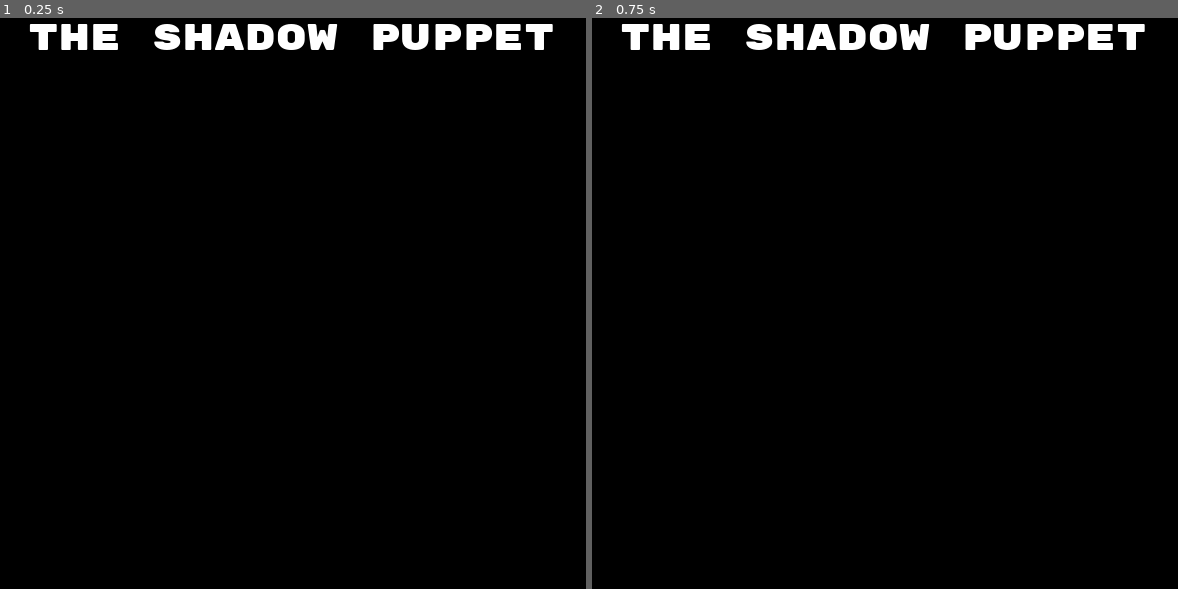
Above: before the commit, frames 1-2 (left to right).
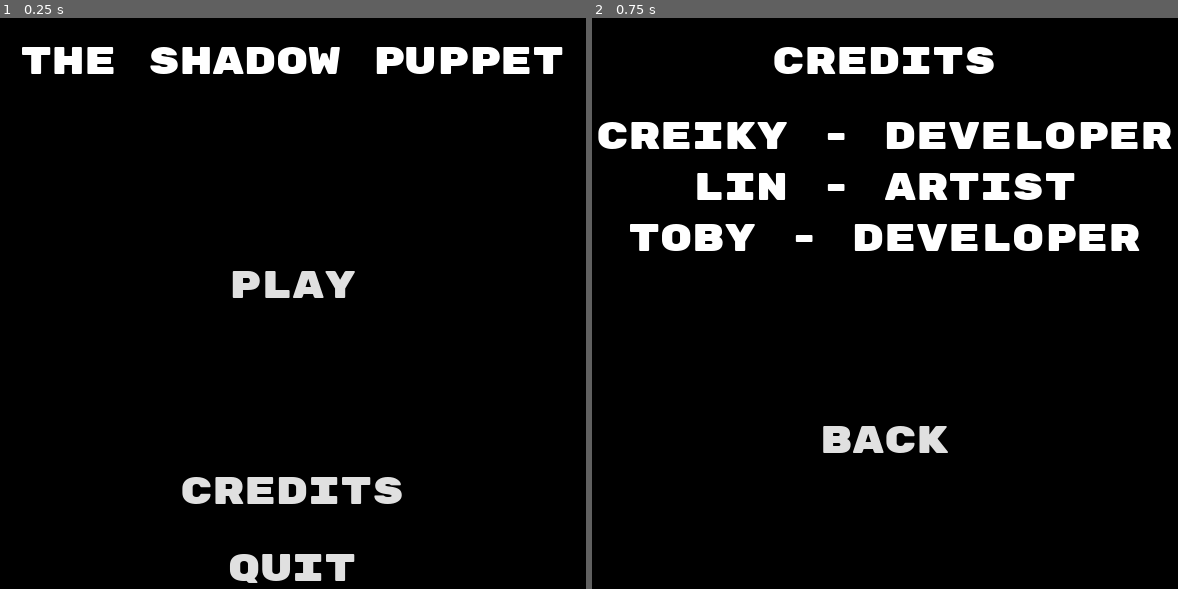
Above: after the commit, the same moments.

Repository: ljhs-games/the-shadow-puppet
Game: Godot game, scene res://TitleScreen.tscn
The game is run twice, just before and just after one commit, with the same random seed, the same clock (stepped at 60 frames per second) and the same inputs.
Inputs (mouse positions are in pixels of both pictures, inside the frame that each line leads up to):
- Up to frame 1 (0.25 s): no input
- Up to frame 2 (0.75 s): click (885, 491) at 0.5 s, where only the run after the commit has a clickable "Credits"

The runs differ from the first frame. In frame 1, 7.1% of the frame differs, in the area x 3-97%, y 1-99%; in frame 2, 10%, in the area x 1-99%, y 1-77%.

Commit message:
Improvements to TitleScreen and added CreditScreen

Diff:
--- /dev/null
+++ b/src/CreditScreen.tscn
@@ -0,0 +1,37 @@
+[gd_scene load_steps=3 format=2]
+
+[ext_resource path="res://title-screen-font.tres" type="DynamicFont" id=1]
+[ext_resource path="res://PlayButton.tscn" type="PackedScene" id=2]
+
+[node name="Node2D" type="Node2D"]
+
+[node name="CanvasLayer" type="CanvasLayer" parent="."]
+
+[node name="VBoxContainer" type="VBoxContainer" parent="CanvasLayer"]
+anchor_right = 1.0
+anchor_bottom = 1.0
+
+[node name="CreditsLabel" type="Label" parent="CanvasLayer/VBoxContainer"]
+margin_top = 22.0
+margin_right = 600.0
+margin_bottom = 70.0
+size_flags_vertical = 6
+custom_fonts/font = ExtResource( 1 )
+text = "Credits"
+align = 1
+
+[node name="Credits" type="Label" parent="CanvasLayer/VBoxContainer"]
+margin_top = 97.0
+margin_right = 600.0
+margin_bottom = 247.0
+size_flags_vertical = 3
+custom_fonts/font = ExtResource( 1 )
+text = "Creiky - Developer
+Lin - Artist
+Toby - Developer"
+align = 1
+
+[node name="BackButton" parent="CanvasLayer/VBoxContainer" instance=ExtResource( 2 )]
+margin_top = 251.0
+text = "Back"
+target_scene = "res://TitleScreen.tscn"
--- /dev/null
+++ b/src/PlayButton.gd
@@ -0,0 +1,6 @@
+extends Button
+
+export (String, FILE, "*.tscn") var target_scene
+
+func _on_PlayButton_pressed():
+	get_tree().change_scene(target_scene)
--- /dev/null
+++ b/src/PlayButton.tscn
@@ -0,0 +1,18 @@
+[gd_scene load_steps=4 format=2]
+
+[ext_resource path="res://focused-empty-button.tres" type="StyleBox" id=1]
+[ext_resource path="res://title-screen-font.tres" type="DynamicFont" id=2]
+[ext_resource path="res://PlayButton.gd" type="Script" id=3]
+
+[node name="PlayButton" type="Button"]
+margin_top = 129.0
+margin_right = 600.0
+margin_bottom = 600.0
+size_flags_vertical = 3
+size_flags_stretch_ratio = 3.75
+custom_styles/focus = ExtResource( 1 )
+custom_fonts/font = ExtResource( 2 )
+text = "Play"
+flat = true
+script = ExtResource( 3 )
+[connection signal="pressed" from="." to="." method="_on_PlayButton_pressed"]
--- /dev/null
+++ b/src/QuitButton.gd
@@ -0,0 +1,4 @@
+extends Button
+
+func _on_QuitButton_pressed():
+	get_tree().quit()
--- a/src/TitleScreen.tscn
+++ b/src/TitleScreen.tscn
@@ -1,10 +1,9 @@
-[gd_scene load_steps=3 format=2]
+[gd_scene load_steps=5 format=2]
 
-[ext_resource path="res://RubikMonoOne-Regular.ttf" type="DynamicFontData" id=1]
-
-[sub_resource type="DynamicFont" id=1]
-size = 36
-font_data = ExtResource( 1 )
+[ext_resource path="res://title-screen-font.tres" type="DynamicFont" id=1]
+[ext_resource path="res://PlayButton.tscn" type="PackedScene" id=2]
+[ext_resource path="res://focused-empty-button.tres" type="StyleBox" id=3]
+[ext_resource path="res://QuitButton.gd" type="Script" id=4]
 
 [node name="TitleScreen" type="Node2D"]
 
@@ -15,8 +14,33 @@
 anchor_bottom = 1.0
 
 [node name="TitleScreenLabel" type="Label" parent="CanvasLayer/VBoxContainer"]
+margin_top = 22.0
 margin_right = 600.0
-margin_bottom = 46.0
-custom_fonts/font = SubResource( 1 )
+margin_bottom = 70.0
+size_flags_vertical = 6
+custom_fonts/font = ExtResource( 1 )
 text = "The Shadow Puppet"
 align = 1
+
+[node name="PlayButton" parent="CanvasLayer/VBoxContainer" instance=ExtResource( 2 )]
+margin_top = 96.0
+margin_bottom = 444.0
+
+[node name="CreditsButton" parent="CanvasLayer/VBoxContainer" instance=ExtResource( 2 )]
+margin_top = 448.0
+margin_bottom = 502.0
+size_flags_vertical = 1
+text = "Credits"
+target_scene = "res://CreditScreen.tscn"
+
+[node name="QuitButton" type="Button" parent="CanvasLayer/VBoxContainer"]
+margin_top = 506.0
+margin_right = 600.0
+margin_bottom = 600.0
+size_flags_vertical = 3
+custom_styles/focus = ExtResource( 3 )
+custom_fonts/font = ExtResource( 1 )
+text = "Quit"
+flat = true
+script = ExtResource( 4 )
+[connection signal="pressed" from="CanvasLayer/VBoxContainer/QuitButton" to="CanvasLayer/VBoxContainer/QuitButton" method="_on_QuitButton_pressed"]
--- /dev/null
+++ b/src/focused-empty-button.tres
@@ -0,0 +1,3 @@
+[gd_resource type="StyleBoxEmpty" format=2]
+
+[resource]
--- /dev/null
+++ b/src/title-screen-font.tres
@@ -0,0 +1,7 @@
+[gd_resource type="DynamicFont" load_steps=2 format=2]
+
+[ext_resource path="res://RubikMonoOne-Regular.ttf" type="DynamicFontData" id=1]
+
+[resource]
+size = 38
+font_data = ExtResource( 1 )
